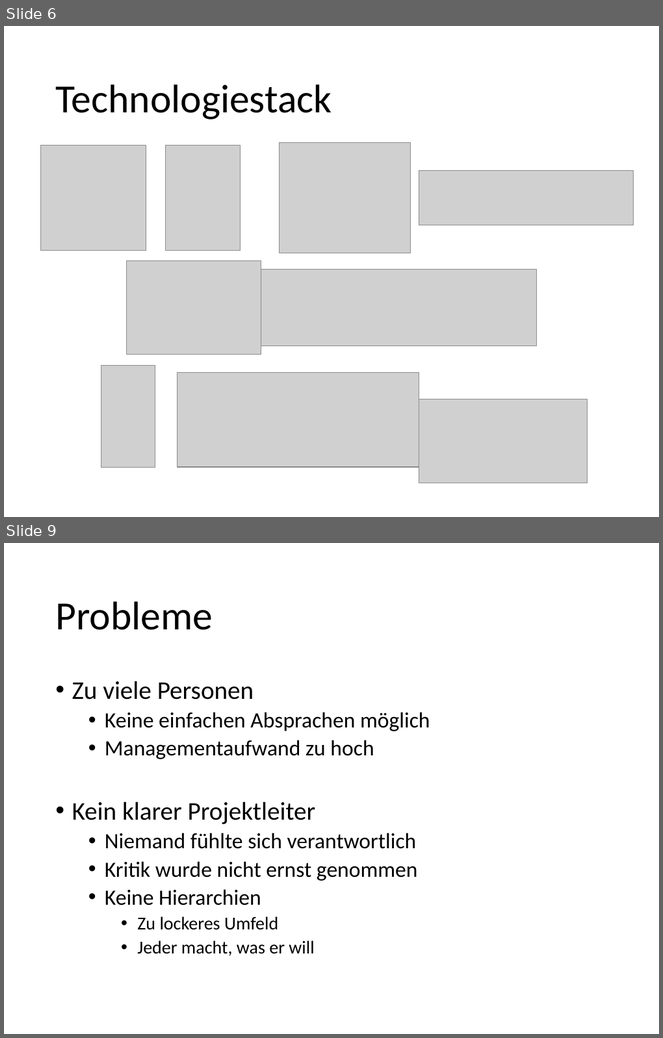
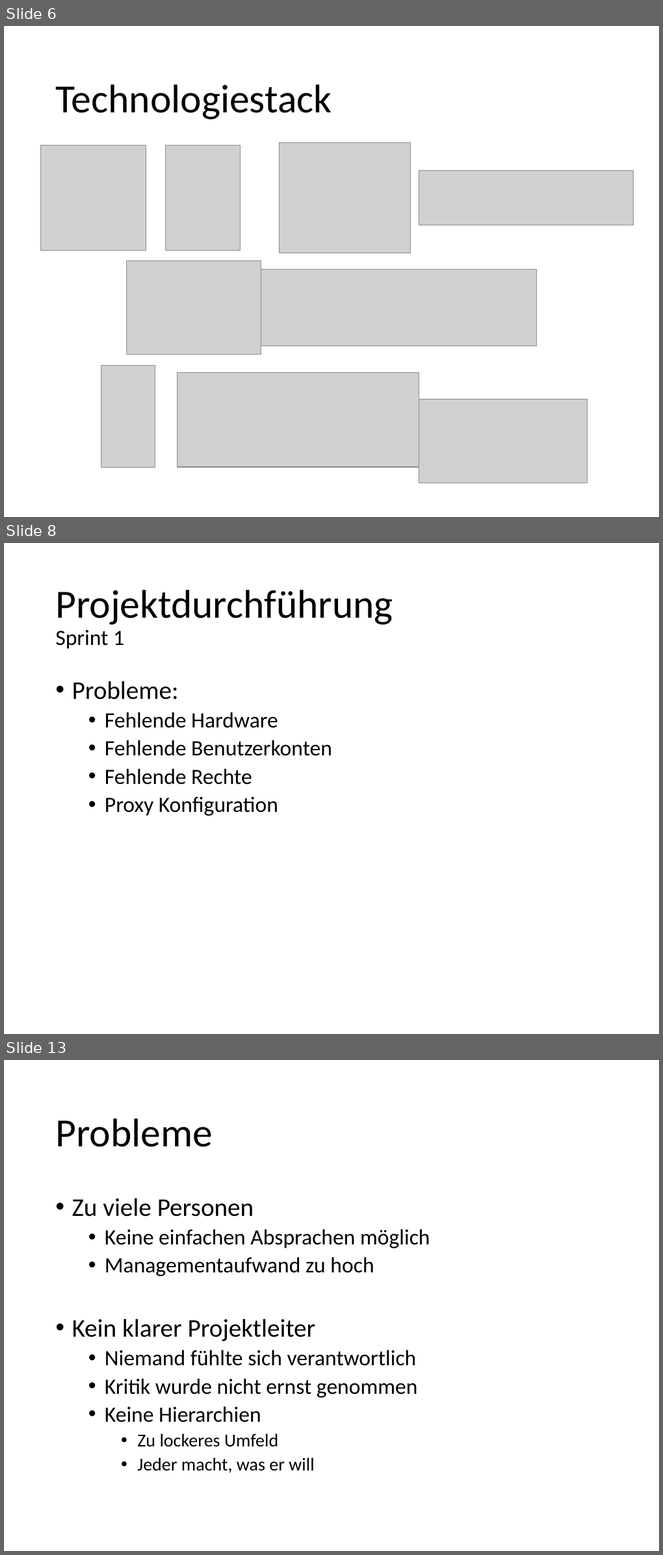
Before and after one commit to kickvinwl/kickvinwl, a slide deck: dokumente/Abschlusspräsentation.pptx. Shown one above the other, each under a label of ours: slides 6 and 9 before the commit, slides 6, 8 and 13 after it; the slides between them are not shown. The pictures are 663x1038 and 663x1555 pixels, drawn with LibreOffice and Linux fonts; fonts in the diff are those of the drawing; grey boxes stand for pictures. Boxes give left, top, right and bottom in pixels: in the first picture for what was removed or moved away, otherwise in the second. Text is boxed around its words. In the diff, an @@ line names an element or a change of style, - is before the commit and + after.

Commit message:
Sprint 2&3

```diff
--- a/dokumente/Abschlusspräsentation.pptx
+++ b/dokumente/Abschlusspräsentation.pptx
@@ slide 8 added at <box>4,543,659,1034</box>, background #FFFFFF @@
@@ title added at <box>55,590,393,649</box>, 44 pt, text #000000 @@
+Projektdurchführung
+Sprint 1
@@ text added at <box>72,681,332,816</box>, 24 pt, text #000000 @@
+• Probleme:
+  • Fehlende Hardware
+  • Fehlende Benutzerkonten
+  • Fehlende Rechte
+  • Proxy Konfiguration
@@ what was slide 9 is now slide 13 @@
```
Also in this commit, not shown: 1 slide changed, 4 other slides added, 1 slide removed.
